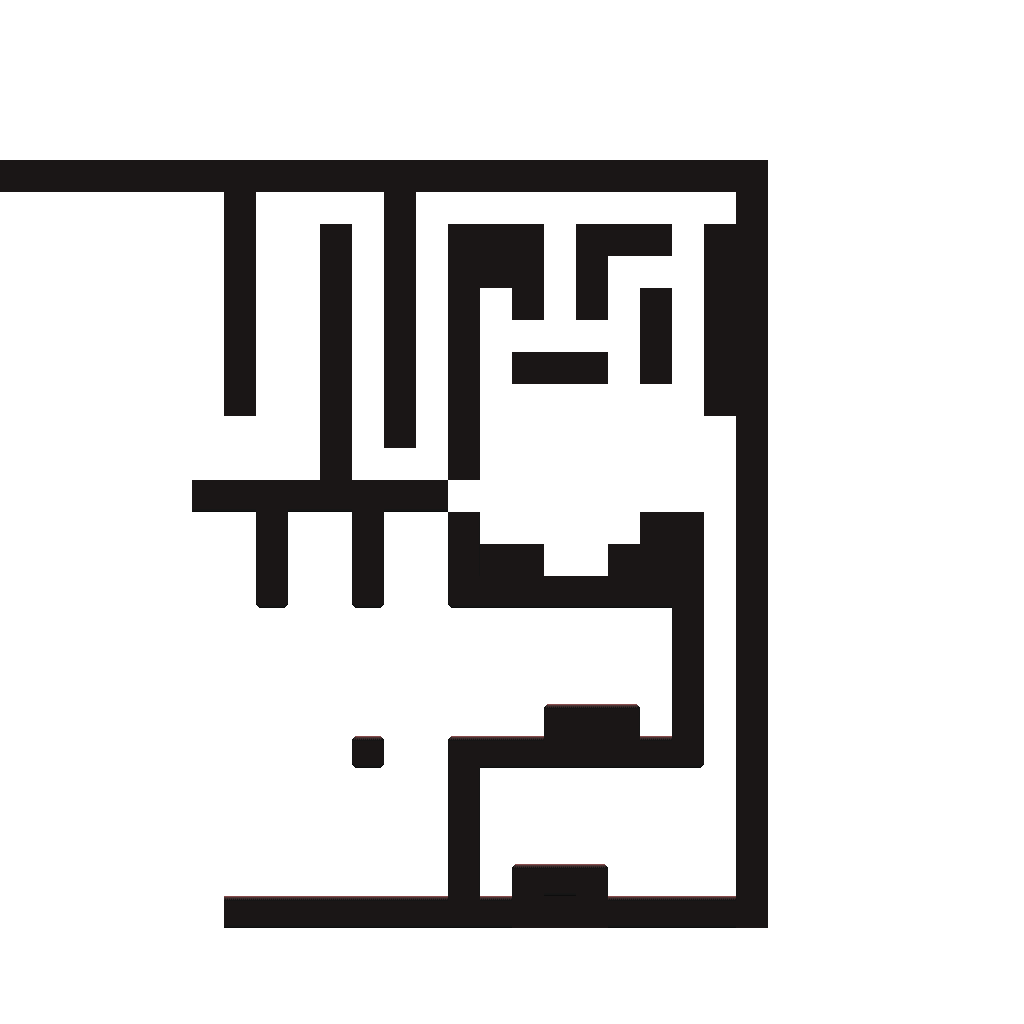
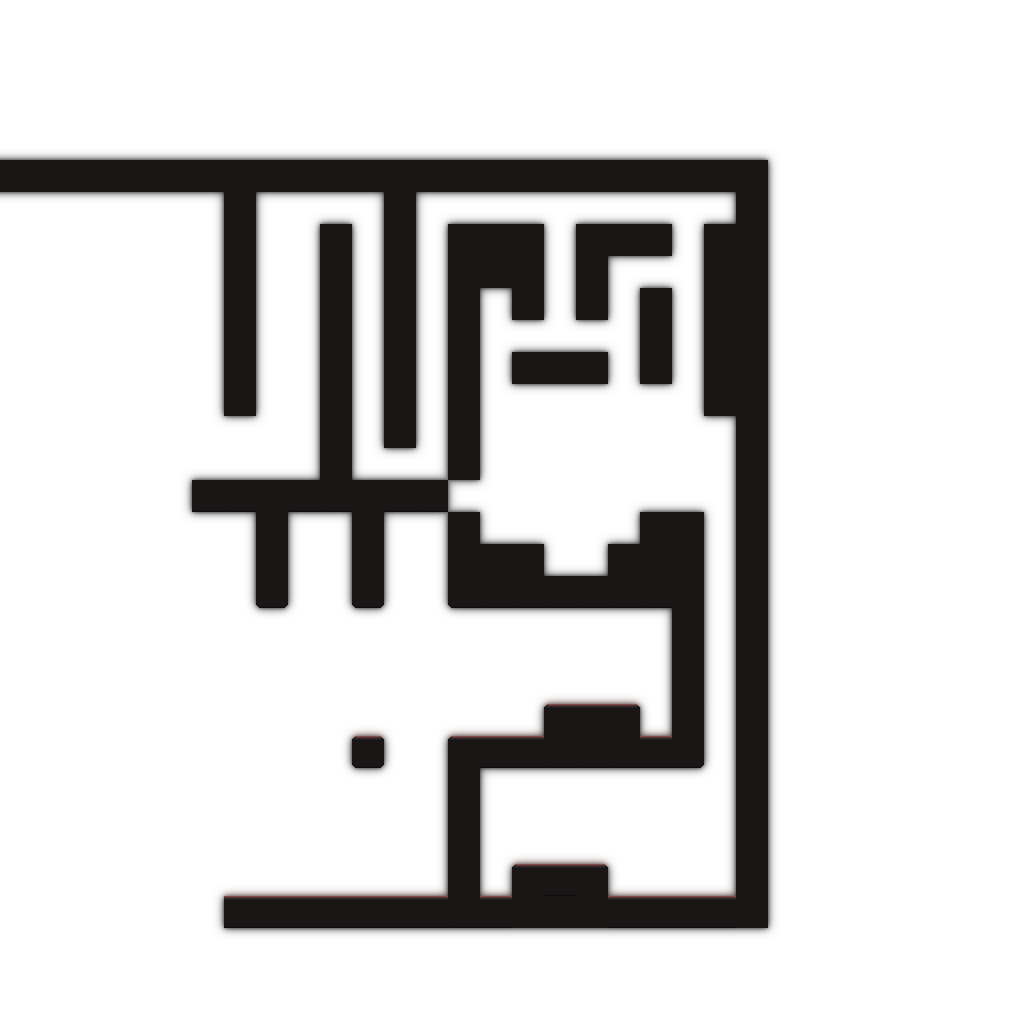
Revision of a layered 1024 x 1024 image; what changed, layer by layer:
added layer "Layer 12 copy 2" above "Layer 12 copy" over [0, 192, 736, 928]
added layer "Layer 12 copy" (80%) above "Layer 12" over [0, 154, 774, 934]
"Layer 12": opacity 100% → 80%, painted on it over [0, 149, 779, 939]
